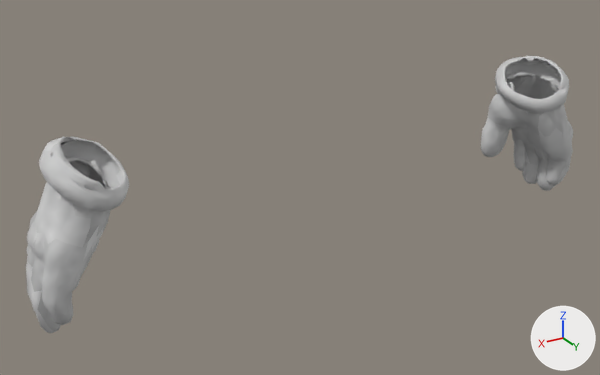
Renders of the glTF model hollowmere/Assets/Resources/Gear/Fitted/leather/t2_hands.glb from each side of a commit.
Camera for both pictures: a 50 mm camera at (0.626, 0.907, 1.344) aimed at (0.055, -0.045, 0.868). Lighting does not change. The marker at lower right points along +X, +Y and +Z. The picture after the commit comes second. Vertices at exactly the same position are counted once.

Names of what the first picture shows: 'hands_t2'.
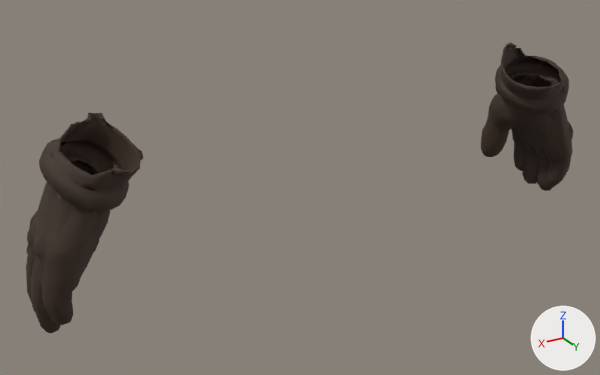
Edits to the bpy script that builds the scene:
```text
Add img_leather_mr:
    img_leather_mr = load_image('leather_mr', '_unpacked/leather_mr', 16, 16, 'Non-Color')
Add img_leather_dark:
    img_leather_dark = load_image('leather_dark', '_unpacked/leather_dark', 512, 512, 'sRGB')
Change mat_leather_dark:
    where n0 = _N.new('ShaderNodeBsdfPrincipled'); n0.name = 'Principled BSDF'
    remove n0.inputs[2].default_value = 0.72  # 'Roughness'
    where n2 = _N.new('ShaderNodeTexImage'); n2.name = 'Image Texture'
    n2.image: img_leather_grain -> img_leather_dark
    add n3 = _N.new('ShaderNodeSeparateColor'); n3.name = 'Separate Color'
    add n4 = _N.new('ShaderNodeTexImage'); n4.name = 'Image Texture.001'
    add n4.image = img_leather_mr
    add _L.new(n3.outputs[2], n0.inputs[1])  # 'Blue' to 'Metallic'
    add _L.new(n3.outputs[1], n0.inputs[2])  # 'Green' to 'Roughness'
    add _L.new(n4.outputs[0], n3.inputs[0])  # 'Color' to 'Color'
Change me_hands_t2:
    used by ob_hands_t2; location = (0.0, 0.0, 0.0)
    remove me_hands_t2.from_pydata(...)  # 2646 vertices, 5288 faces; spans x -0.454..0.454, y -0.109..0.04, z 0.763..1.006
    add me_hands_t2.from_pydata(...)  # 2882 vertices, 5760 faces; spans x -0.454..0.454, y -0.109..0.055, z 0.763..1.03
    me_hands_t2 part 1: 45 vertices moved from x 0.323..0.405, y -0.067..0.035, z 0.952..1.005 to x 0.32..0.406, y -0.068..0.036, z 0.951..1.005; 39 vertices removed from x 0.326..0.401, y -0.061..0.034, z 0.956..1.006; 161 vertices added at x 0.303..0.401, y -0.063..0.054, z 0.958..1.029
    me_hands_t2 part 2: 47 vertices moved from x -0.396..-0.324, y -0.068..0.032, z 0.953..1.005 to x -0.396..-0.321, y -0.068..0.036, z 0.951..1.006; 29 vertices removed from x -0.395..-0.329, y -0.063..0.031, z 0.956..1.004; 143 vertices added at x -0.397..-0.307, y -0.062..0.055, z 0.958..1.03
```

Changed parts and their boxes [x1, y1, x2, y2] in the pictures (600 x 375 px):
'hands_t2', surface changed, reshaped
    before: [26, 56, 573, 333]
    after: [26, 43, 573, 333]
part 1 of me_hands_t2, built on
    before: [50, 136, 129, 193]
    after: [50, 112, 144, 193]
part 2 of me_hands_t2, built on
    before: [498, 56, 565, 105]
    after: [498, 43, 565, 105]
